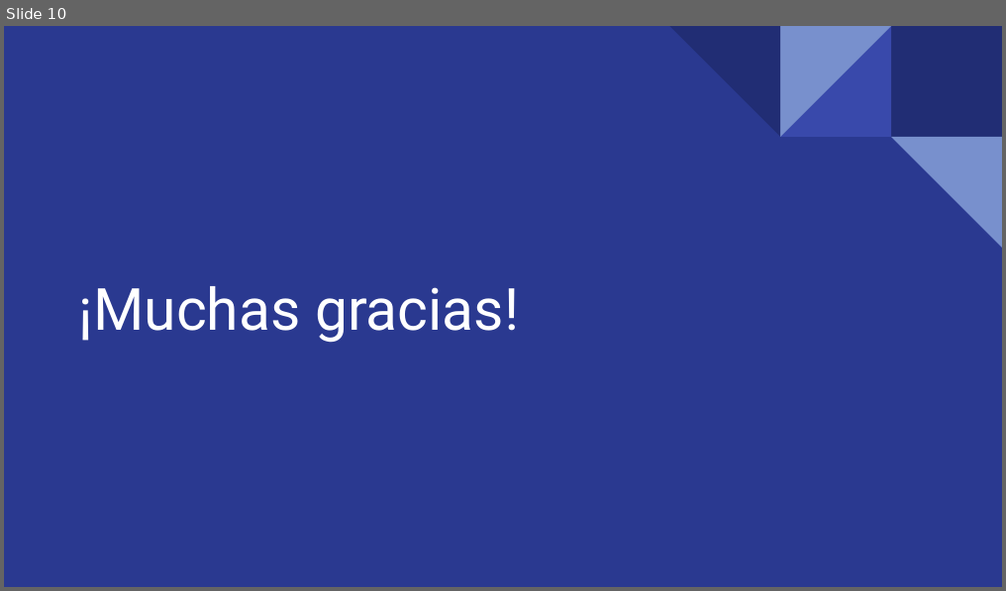
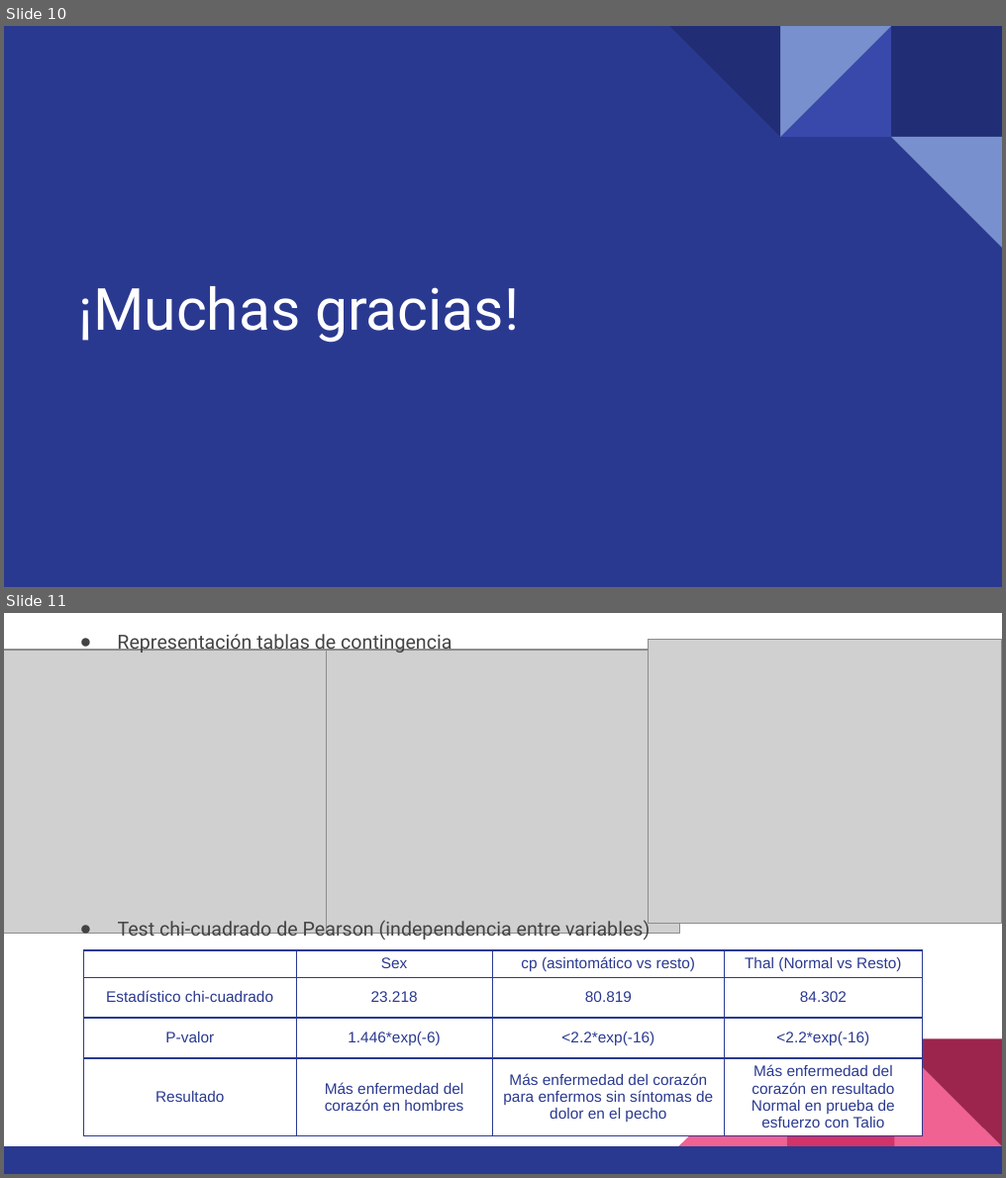
Before and after one commit to rafaeloga/pra2_tipologia, a slide deck: DC_presentacion.pptx. Shown one above the other, each under a label of ours: slide 10 before the commit, slides 10 and 11 after it. The pictures are 1006x591 and 1006x1178 pixels, drawn with LibreOffice and Linux fonts; fonts in the diff are those of the drawing; grey boxes stand for pictures. Boxes give left, top, right and bottom in pixels: in the first picture for what was removed or moved away, otherwise in the second. Text is boxed around its words. In the diff, an @@ line names an element or a change of style, - is before the commit and + after.

```diff
--- a/DC_presentacion.pptx
+++ b/DC_presentacion.pptx
@@ slide 11 added at [4, 613, 1002, 1174], background #FFFFFF @@
@@ text added at [117, 631, 451, 655], 14 pt, text #434343 @@
+● Representación tablas de contingencia
@@ picture added at [648, 639, 1002, 923] @@
@@ picture added at [4, 650, 357, 935] @@
@@ picture added at [327, 650, 679, 935] @@
@@ text added at [118, 918, 649, 942], 14 pt, text #434343 @@
+● Test chi-cuadrado de Pearson (independencia entre variables)
@@ table added at [84, 951, 923, 1143], 4 rows, 4 columns @@
+ | Sex | cp (asintomático vs resto) | Thal (Normal vs Resto)
+Estadístico chi-cuadrado | 23.218 | 80.819 | 84.302
+P-valor | 1.446*exp(-6) | <2.2*exp(-16) | <2.2*exp(-16)
+Resultado | Más enfermedad del corazón en hombres | Más enfermedad del corazón para enfermos sin síntomas de dolor en el pecho | Más enfermedad del corazón en resultado Normal en prueba de esfuerzo con Talio
@@ group added at [4, 1039, 1002, 1174]: 3 right triangles, 2 rectangles @@
```
Also in this commit, not shown: 2 slides changed, 1 other slide added, 1 other file.
